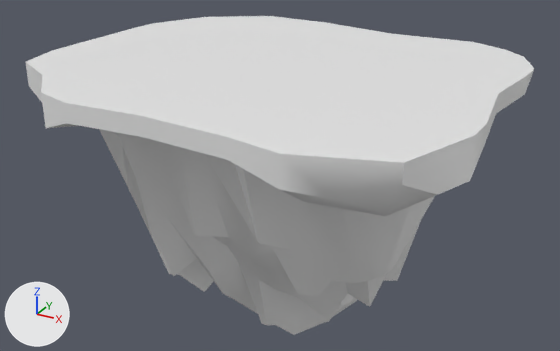
The OBJ model ProjectAV/Models/wyspy_0606/wyspa_srednia.obj as it was, and as the next commit left it.
One viewpoint serves both versions: a camera (50 mm lens) standing at (63.9, -109.1, 35.9) and looking at (1.4, 4.6, -21.0). The axes (+X, +Y, +Z) are drawn at lower left. The lights are the same throughout. Where no turn or scale is listed for an object, it has been applied to the vertices.

Before the edit, the objects in view are built like this:
```python
mat_wyspa_srednia = principled_material('wyspa_srednia')
mat_wyspa_srednia.base_color = (0.8, 0.8, 0.8)  # white #e7e7e7
me_landscape_001 = bpy.data.meshes.new('Landscape.001')
me_landscape_001.from_pydata(...)  # 424 vertices, 840 faces; spans x -38.8..40.7, y -31.7..36.6, z -49.5..0.1
me_landscape_001.materials.append(mat_wyspa_srednia)  # white #e7e7e7
ob_landscape_001 = bpy.data.objects.new('Landscape.001', me_landscape_001)
ob_landscape_001.location = (0.0, 0.0, 0.0)
```
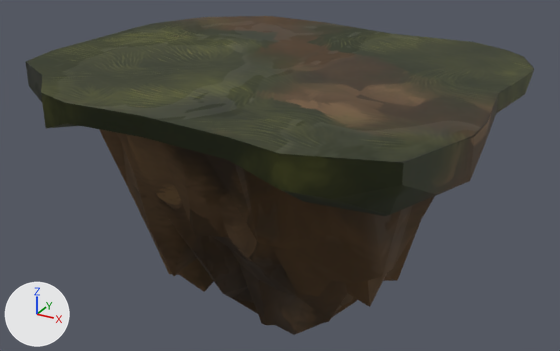
The newer file is also turned or shifted as a whole; pictures and numbers use the older file's frame.

Scene script edits in JSON lines:
```json
{"op": "add", "block": "img_wyspa_srednia_roughness_png", "code": ["img_wyspa_srednia_roughness_png = load_image('wyspa_srednia_Roughness.png', 'wyspa_srednia_Roughness.png', 2048, 2048, 'sRGB')"]}
{"op": "add", "block": "img_wyspa_srednia_base_color_png", "code": ["img_wyspa_srednia_base_color_png = load_image('wyspa_srednia_Base_color.png', 'wyspa_srednia_Base_color.png', 2048, 2048, 'sRGB')"]}
{"op": "add", "block": "img_wyspa_srednia_normal_directx_png", "code": ["img_wyspa_srednia_normal_directx_png = load_image('wyspa_srednia_Normal_DirectX.png', 'wyspa_srednia_Normal_DirectX.png', 2048, 2048, 'sRGB')"]}
{"op": "add", "block": "mat_wyspa_srednia", "code": "n2 = _N.new('ShaderNodeTexImage'); n2.name = 'Image Texture'"}
{"op": "add", "block": "mat_wyspa_srednia", "code": "n2.image = img_wyspa_srednia_base_color_png"}
{"op": "add", "block": "mat_wyspa_srednia", "code": "n3 = _N.new('ShaderNodeTexImage'); n3.name = 'Image Texture.001'"}
{"op": "add", "block": "mat_wyspa_srednia", "code": "n3.image = img_wyspa_srednia_roughness_png"}
{"op": "add", "block": "mat_wyspa_srednia", "code": "n4 = _N.new('ShaderNodeTexImage'); n4.name = 'Image Texture.002'"}
{"op": "add", "block": "mat_wyspa_srednia", "code": "n4.image = img_wyspa_srednia_normal_directx_png"}
{"op": "add", "block": "mat_wyspa_srednia", "code": "n5 = _N.new('ShaderNodeNormalMap'); n5.name = 'Normal Map'"}
{"block": "mat_wyspa_srednia", "where": "n0 = _N.new('ShaderNodeBsdfPrincipled'); n0.name = 'Principled BSDF'"}
{"op": "add", "block": "mat_wyspa_srednia", "code": "_L.new(n2.outputs[0], n0.inputs[0])  # 'Color' to 'Base Color'"}
{"op": "add", "block": "mat_wyspa_srednia", "code": "_L.new(n3.outputs[0], n0.inputs[2])  # 'Color' to 'Roughness'"}
{"op": "add", "block": "mat_wyspa_srednia", "code": "_L.new(n4.outputs[0], n5.inputs[1])  # 'Color' to 'Color'"}
{"op": "add", "block": "mat_wyspa_srednia", "code": "_L.new(n5.outputs[0], n0.inputs[5])  # 'Normal' to 'Normal'"}
```

Boxes (x1, y1, x2, y2) around the edits, measured in the pictures (560 x 351 px):
```json
{"object": "Landscape.001", "change": "surface changed", "before": [26, 16, 534, 335], "after": [26, 16, 534, 335]}
```
